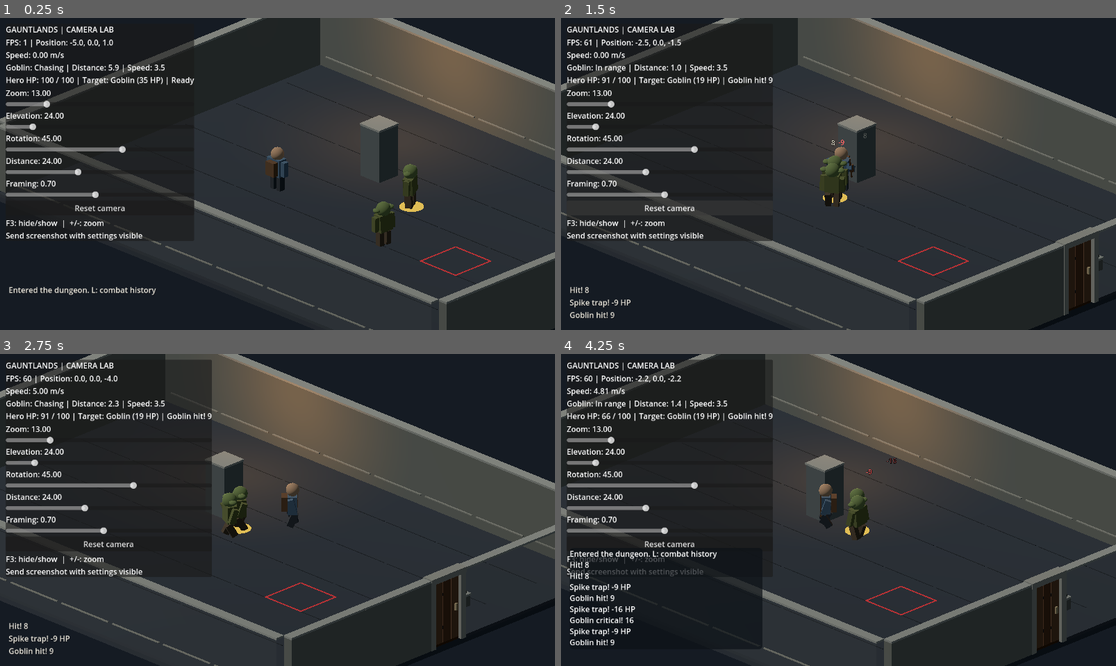
Above: before the commit, frames 1-4 (two rows, left to right).
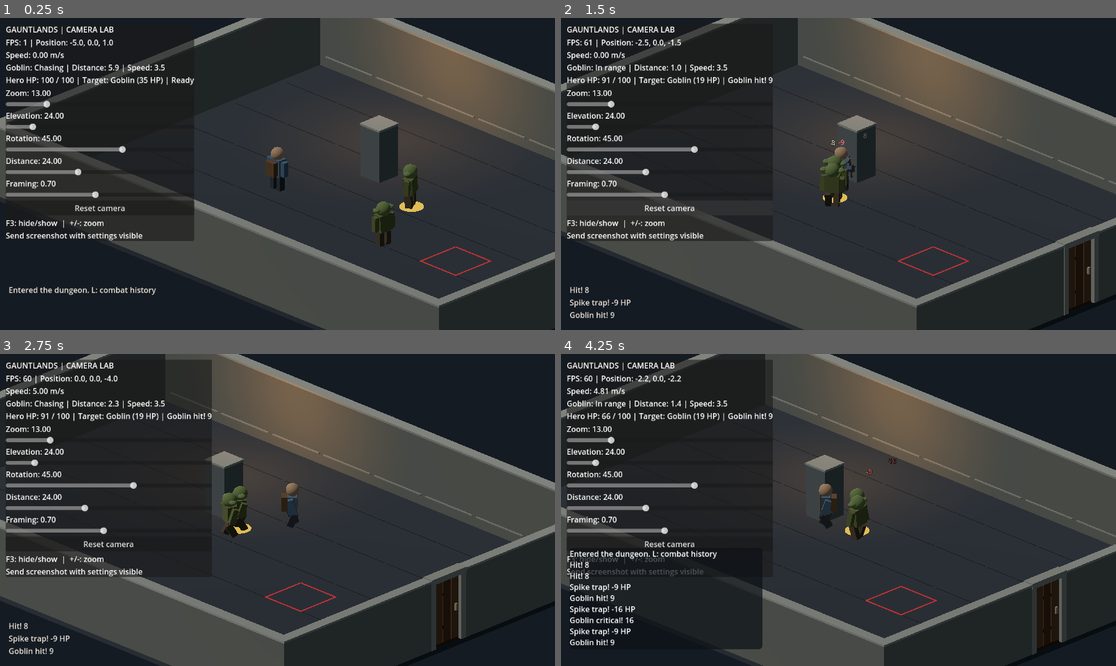
Above: after the commit, the same moments.

Repository: Jonty303/Project-Gauntlands
Game: Godot game, scene res://scenes/experiment_25d.tscn
Same seed, same stepped clock (60 frames per second), same inputs: the game is played once before the commit and once after it. This scene is started directly instead of the project's main scene.
Inputs (mouse positions are in pixels of both pictures, inside the frame that each line leads up to):
- Up to frame 1 (0.25 s): no input
- Up to frame 2 (1.5 s): tap Enter (ui_accept) at 0.5, 0.77 s; move the mouse to (960, 158) at 0.52 s; hold D (move_right) 0.53-1.25 s; hold Space (attack) 0.53-1.25 s; click (960, 158) at 0.67 s; drag from (727, 189) to (810, 236) at 1.27 s
- Up to frame 3 (2.75 s): move the mouse to (333, 441) at 2.02 s; hold D (move_right) from 2.03 s (still down); tap Q (target_previous) at 2.1 s
- Up to frame 4 (4.25 s): release D (move_right) at 2.75 s; drag from (810, 572) to (672, 463) at 2.77 s; move the mouse to (1005, 556) at 3.52 s; hold A (move_left) from 3.53 s (still down); tap L at 3.6 s; tap Enter (ui_accept) at 3.77 s

The runs differ from the first frame. In frame 1, 9.4% of the frame differs, in the area x 0-100%, y 0-100%; in frame 2, 8.9%; in frame 3, 8.9%; in frame 4, 4.0%.

Commit message:
Revert regressed room wall caps and cutaway shader to stable pre-experiment version

Diff:
--- a/scripts/dungeon_room_25d.gd
+++ b/scripts/dungeon_room_25d.gd
@@ -22,7 +22,7 @@
 func _build() -> void:
     _box("Floor", Vector3(0,-0.18,0), Vector3(room_width,0.35,room_depth), floor_color, false)
     _box("NorthWall", Vector3(0,1.55,-room_depth*0.5), Vector3(room_width-0.45,WALL_HEIGHT,0.45), stone_color)
-    _box("SouthWall", Vector3(0,1.55,room_depth*0.5), Vector3(room_width-0.45,WALL_HEIGHT,0.45), stone_color)
+    _box("SouthWall", Vector3(0,1.55,room_depth*0.5), Vector3(room_width+0.45,WALL_HEIGHT,0.45), stone_color)
     _end_wall("West", -room_width*0.5, west_opening)
     _end_wall("East", room_width*0.5, east_opening)
 
@@ -55,7 +55,6 @@
 uniform vec4 holes[4];
 uniform int hole_count = 0;
 uniform float fade_strength = 0.0;
-uniform float cutaway = 0.0;
 uniform float aspect_ratio = 1.77778;
 void fragment() {
     ALBEDO = stone_color.rgb;
@@ -67,7 +66,7 @@
         delta.x *= aspect_ratio;
         reveal = max(reveal, 1.0 - smoothstep(holes[i].z*0.55,holes[i].z,length(delta)));
     }
-    ALPHA = mix(1.0 - 0.94 * reveal * fade_strength, 0.12, cutaway);
+    ALPHA = 1.0 - 0.94 * reveal * fade_strength;
 }
 """
         var wall_material := ShaderMaterial.new()
@@ -85,7 +84,7 @@
         var edge := MeshInstance3D.new()
         edge.name = "StoneEdge"
         var cap := BoxMesh.new()
-        cap.size = Vector3(dimensions.x,0.09,dimensions.z)
+        cap.size = Vector3(dimensions.x+0.06,0.09,dimensions.z+0.06)
         edge.mesh = cap
         edge.position.y = dimensions.y*0.5+0.045
         var edge_material := StandardMaterial3D.new()
